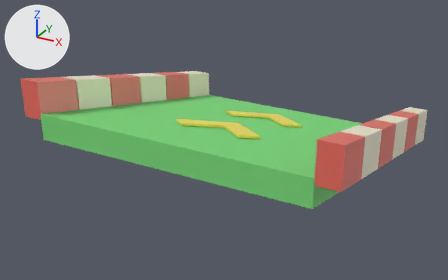
Two versions of the glTF model static/models/kit/carnival_ramp_down_15deg_6x6.glb, one commit apart.
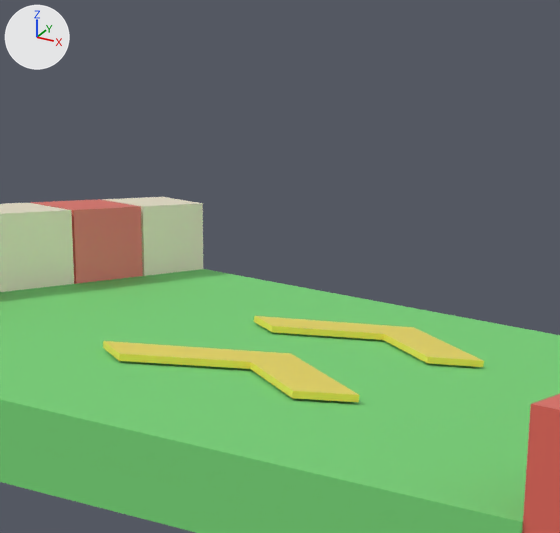
Old and new are each drawn whole from a camera (50 mm lens) standing at (5.26, -10.49, 5.53) and looking at (-0.32, -0.35, 0.46) and again close up on the part from 32% to 73% of the width and 2% to 65% of the height. Lighting does not change. The marker at upper left points along +X, +Y and +Z. The older version's two pictures come first. Objects named as collision shapes, trigger or cutter boxes, shadow casters or lower levels of detail are left out.

The scene before the commit, as lines of its bpy script (objects in view):
```python
me_mesh_detail_chevrons_001 = bpy.data.meshes.new('Mesh_Detail_Chevrons.001')
me_mesh_detail_chevrons_001.from_pydata(...)  # 24 vertices, 40 faces; spans x -0.9..0.9, y -1.49..1.65, z 0.35..1.18
me_mesh_detail_chevrons_001.materials.append(mat_mat_yellow_001)  # yellow #fdea59
me_mesh_floor_003 = bpy.data.meshes.new('Mesh_Floor.003')
me_mesh_floor_003.from_pydata(...)  # 52 vertices, 100 faces; spans x -2.6..2.6, y -3.0..3.0, z -0.5..1.5
me_mesh_floor_003.materials.append(mat_mat_fairwayturf)  # green #7cdd7c
me_mesh_wall_r_003 = bpy.data.meshes.new('Mesh_Wall_R.003')
me_mesh_wall_r_003.from_pydata(...)  # 96 vertices, 168 faces; spans x 2.6..3.0, y -2.99..2.99, z -0.12..2.1
# faces by material slot: [84, 84]
me_mesh_wall_r_003.materials.append(mat_mat_railred_001)  # red #ef6f61
me_mesh_wall_r_003.materials.append(mat_mat_railcream)  # pale yellow #faf2d7
ob_mesh_detail_chevrons_001 = bpy.data.objects.new('Mesh_Detail_Chevrons.001', me_mesh_detail_chevrons_001)
ob_mesh_detail_chevrons_001.location = (0.0, 0.0, 0.0)
ob_mesh_floor_003 = bpy.data.objects.new('Mesh_Floor.003', me_mesh_floor_003)
ob_mesh_floor_003.location = (0.0, 0.0, 0.0)
ob_mesh_wall_r_003 = bpy.data.objects.new('Mesh_Wall_R.003', me_mesh_wall_r_003)
ob_mesh_wall_r_003.location = (0.0, 0.0, 0.0)
# also in view: 'Mesh_Wall_L.003' at (-2.8, 0.0, 0.99)
```
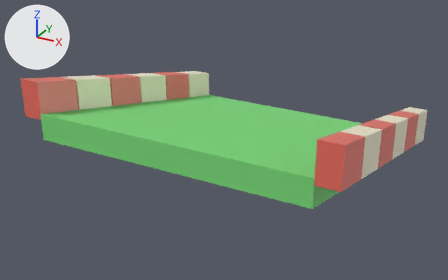
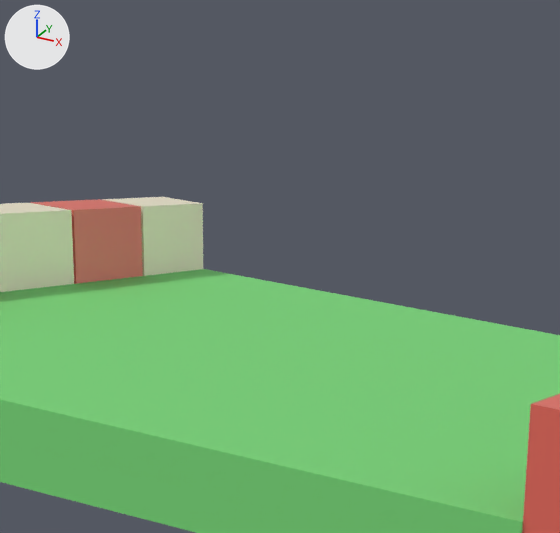
Commit message: fix(assets): remove decorative chevrons from non-booster Carnival track tiles

Location of each change, (x1, y1, x2, y2) in pixels of the close-ups (560 x 533 px):
'Mesh_Detail_Chevrons.001', deleted (yellow): before (103, 316, 484, 402)

The change, as a list of edits to the scene's bpy script:
```text
Remove ob_mesh_detail_chevrons_001:
    ob_mesh_detail_chevrons_001 = bpy.data.objects.new('Mesh_Detail_Chevrons.001', me_mesh_detail_chevrons_001)
    ob_mesh_detail_chevrons_001.location = (0.0, 0.0, 0.0)
```
